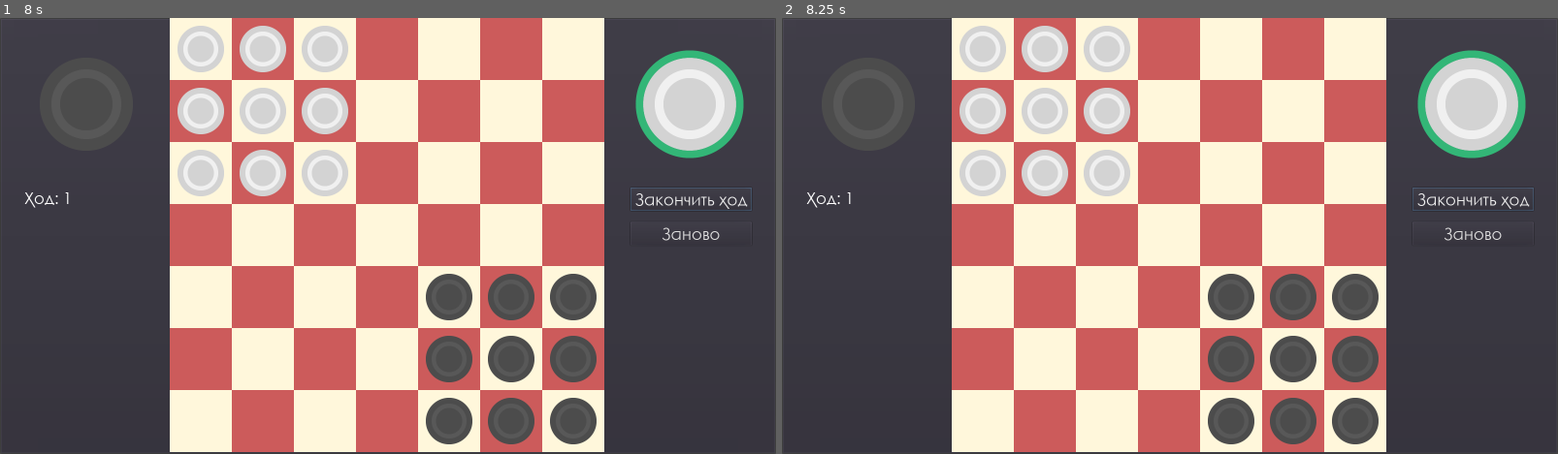
Above: before the commit, frames 1-2 (left to right).
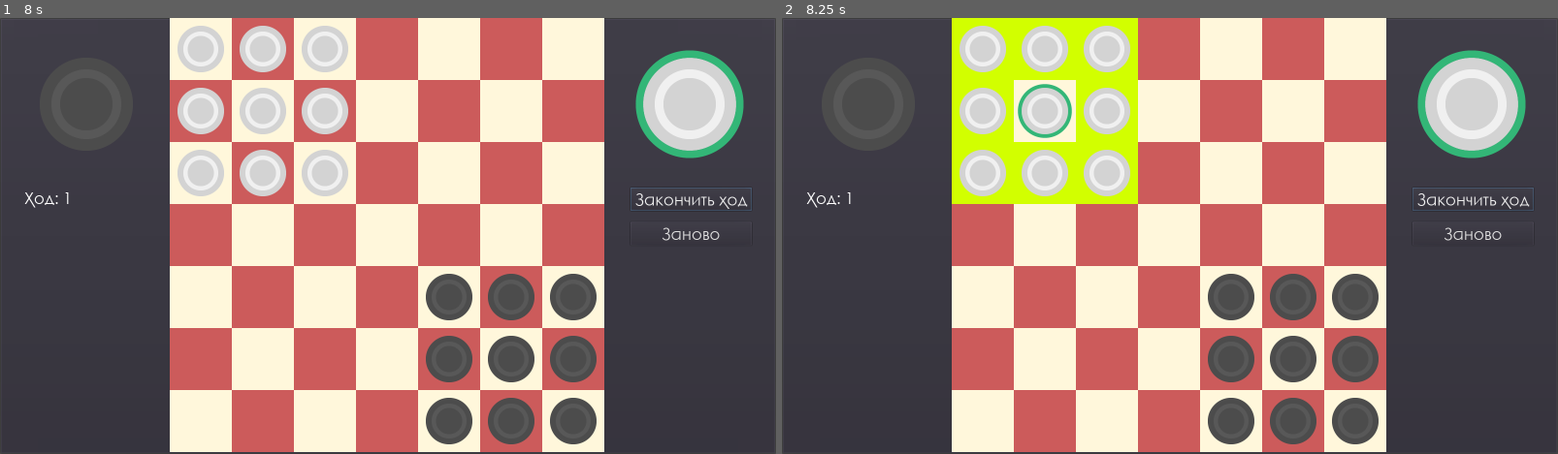
Above: after the commit, the same moments.

Repository: Shineglow/Junior_Chalange_Stage2
Game: Godot game, scene res://Default_Scene.tscn
Same seed, same stepped clock (60 frames per second), same inputs: the game is played once before the commit and once after it.
Inputs (mouse positions are in pixels of both pictures, inside the frame that each line leads up to):
- Up to frame 1 (8 s): click "Заново" at 0.5 s; click "Заново" at 1.25 s; click "Заново" at 2 s; click "Закончить ход" at 2.75 s; click "Закончить ход" at 3.5 s; click "Закончить ход" at 4.25 s; tap Enter at 5, 6.5 s; move the mouse to (349, 323) at 5.02 s; tap Space at 5.1, 5.27, 5.57, 5.75, 5.85, 6.02, 6.32, 6.6, 7.25, 7.35, 7.52, 7.82 s; click (349, 323) at 5.17 s; move the mouse to (620, 301) at 5.77 s; click (620, 301) at 5.92 s; move the mouse to (155, 170) at 6.52 s; click (155, 170) at 6.67 s; move the mouse to (426, 236) at 7.27 s; click (426, 236) at 7.42 s
- Up to frame 2 (8.25 s): tap Enter at 8 s; move the mouse to (1053, 127) at 8.02 s; tap Space at 8.1 s; click (1053, 127) at 8.17 s

Frame 1 is identical in both runs. In frame 2, 5.4% of the frame differs, in the area x 21-46%, y 0-43%.
Error before the commit: Invalid call. Nonexistent function 'clear_old' in base 'Nil'. (res://logic/game.gd:47)
Error after the commit: Invalid get index 'start' (on base: 'Control (player.gd)'). (res://logic/field.gd:196)

Commit message:
relations refactoring, rewrite base player, player and bot classes

Diff:
--- a/game/Interface/Alternative_Interface.tscn
+++ b/game/Interface/Alternative_Interface.tscn
@@ -7,7 +7,6 @@
 [ext_resource path="res://gfx/selected.png" type="Texture" id=5]
 [ext_resource path="res://Interface/Theme/Default_theme.tres" type="Theme" id=6]
 [ext_resource path="res://Interface/Theme/Black/win_screen_black_theme.tres" type="Theme" id=7]
-[ext_resource path="res://Interface/Theme/White/win_screen_white_theme.tres" type="Theme" id=8]
 
 [node name="Alternative_Interface" type="Control"]
 anchor_right = 1.0
@@ -192,10 +191,9 @@
 }
 
 [node name="ColorRect" type="ColorRect" parent="win_screen"]
-anchor_right = 1.0
-anchor_bottom = 1.0
-theme = ExtResource( 7 )
-color = Color( 0.772549, 0.772549, 0.772549, 1 )
+modulate = Color( 0.137255, 0.137255, 0.137255, 1 )
+anchor_right = 1.0
+anchor_bottom = 1.0
 __meta__ = {
 "_edit_use_anchors_": false
 }
@@ -208,7 +206,7 @@
 margin_top = 248.0
 margin_right = 527.0
 margin_bottom = -900.0
-theme = ExtResource( 8 )
+theme = ExtResource( 7 )
 text = "Белые победили!"
 align = 1
 __meta__ = {
@@ -225,7 +223,6 @@
 margin_right = 106.5
 margin_bottom = -345.0
 rect_pivot_offset = Vector2( 106, 80 )
-theme = ExtResource( 7 )
 __meta__ = {
 "_edit_use_anchors_": false
 }
@@ -233,7 +230,7 @@
 [node name="btn_restart" type="Button" parent="win_screen/VBoxContainer"]
 margin_right = 213.0
 margin_bottom = 63.0
-theme = ExtResource( 8 )
+theme = ExtResource( 7 )
 text = "Рестарт"
 __meta__ = {
 "_edit_use_anchors_": false
@@ -249,7 +246,7 @@
 margin_top = 86.0
 margin_right = 213.0
 margin_bottom = 149.0
-theme = ExtResource( 8 )
+theme = ExtResource( 7 )
 text = "Выход"
 __meta__ = {
 "_edit_use_anchors_": false
--- a/game/logic/bot.gd
+++ b/game/logic/bot.gd
@@ -9,12 +9,64 @@
 #               блокировка своих шашек
 #               блокировка шашек опонента
 # Нужно попробовать совершить несколько ходов за себя и опонента
+class checker_moves_struct:
+	var checker: Checker
+	var moves: Array
 
+	func _init(checker: Checker):
+		self.checker = checker
 
+var ch_m_array: Array
+
+var all_posible_moves_at_turn = []
+
+var target_cells = []
+
+func update_target_cells():
+	var corner_size = sqrt(checkers.size())
+	target_cells.clear()
+	for y in corner_size:
+		for x in corner_size:
+			if !field_interface.is_cell_contain_checker(x,y):
+				target_cells.append(Vector2(x,y))
 
 # вызывается при передаче хода. содержит основную логику
 func take_turn():
+	update_target_cells()
+	ch_m_array.clear()
+
+	for i in checkers.size():
+		ch_m_array.append(checker_moves_struct.new(checkers[i]))
+		var moves_from_current_checker = path_finder.find_moves_from_checker(checkers[i].position)
+		for y in moves_from_current_checker:
+			if (target_position - y).length() - (target_position - checkers[i].position).length():
+				moves_from_current_checker.remove(moves_from_current_checker.find(checkers[i]))
+		ch_m_array[i].moves = moves_from_current_checker
+
+	_turn()
+
+func _turn():
+	#_sort_by_lenght()
+	for i in ch_m_array:
+		(i as checker_moves_struct).moves
+
+func _pass_turn():
 	pass
+
+func move_analize():
+	var moves = []
+	for y in checkers:
+		var curent_moves = get_checker_moves(y)
+		moves.append(curent_moves)
+		for i in curent_moves:
+
+			pass
+
+func _sort_moves_by_lenght(array):
+		array.sort_custom(self, "distance_comparsion")
+
+func distance_comparsion(a: Vector2, b: Vector2):
+	return (target_position-a).length() < (target_position-b).length()
 
 # сравнивает длинну возможных ходов
 func _compare_moves_lenght():
@@ -34,3 +86,6 @@
 # рассчёт текущего хода
 func calculate_move():
 	pass
+
+func checker_click(checker: Checker):
+	return false
--- a/game/logic/field.gd
+++ b/game/logic/field.gd
@@ -89,6 +89,7 @@
 		else:
 			active_checker = null
 			checker.is_selected = false
+			ghost_checker.visible = false
 	else:
 		active_checker = checker
 		active_checker.is_selected = true
@@ -96,6 +97,7 @@
 func end_turn():
 	var pos = active_checker.position
 	(field[pos.y][pos.x] as Cell).is_checker_contain = false
+	(field[pos.y][pos.x] as Cell).checker_on_cell = null
 	var cell = field[gc_position.y][gc_position.x] as Cell
 
 	cell.checker_on_cell = active_checker
@@ -104,6 +106,7 @@
 	var animator = custom_animator.new(cell, active_checker, _tween, _get_path(cell.position))
 	animator.animate_move_checker()
 
+	ghost_checker.visible = false
 	is_already_move = false
 	active_checker.is_selected = false
 	active_checker = null
@@ -146,14 +149,15 @@
 			else:
 				cell.set_color(Color.indianred)
 
-func spawn_checkers(corner_start_position: Vector2, texture_id: int):
+func spawn_checkers(corner_start_position: Vector2, multiplier: int, texture_id: int):
 	var checkers = []
+
 	for y in 3:
 		for x in 3:
 			var a = CHECKER_TEMPLATE.instance()
 			checkers.append(a)
 			_checkers_vision.add_child(a)
-			a.checker_init(texture_id, corner_start_position+Vector2(x,y), (field[0][0] as Cell).rect_min_size)
+			a.checker_init(texture_id, corner_start_position + (Vector2(x,y)*multiplier), (field[0][0] as Cell).rect_min_size)
 			(field[a.position.y][a.position.x] as Cell).checker_on_cell = a
 			(field[a.position.y][a.position.x] as Cell).is_checker_contain = true
 			a.connect("on_checker_click",self, "checker_pressed")
@@ -167,13 +171,14 @@
 	var cell2 = (field[checker_pos_2.y][checker_pos_2.x] as Cell)
 
 	var temp = cell1.checker_on_cell
-	cell1.checker_on_cell.move_checker(checker_pos_2)
+	cell1.checker_on_cell.position = checker_pos_2
 	cell1.checker_on_cell = cell2.checker_on_cell
 
-	cell2.checker_on_cell.move_checker(checker_pos_1)
+	cell2.checker_on_cell.position = checker_pos_1
 	cell2.checker_on_cell = temp
 
 func reset():
+	dehighlight_field()
 	if active_checker != null:
 		active_checker.is_selected = false
 		active_checker = null
--- a/game/logic/field_activs.gd
+++ b/game/logic/field_activs.gd
@@ -2,10 +2,17 @@
 
 class_name field_activs, "res://logic/field_activs.gd"
 
+var field_interface: Field_interact
 var path_finder: Path_finder
 
-var start: Vector2 # позиция на поле из которой будут генерироваться шашки
+var start_position: Vector2
+var start_multiplier: int
+
+var target_position: Vector2
+var target_multiplier: int
+
 var checkers = []
+var is_playing_white: bool
 
 signal end_turn()
 
@@ -24,3 +31,6 @@
 
 func checker_recognition(checker: Checker):
 	return checkers.find(checker) != -1
+
+func checker_click(checker):
+	pass
--- a/game/logic/game.gd
+++ b/game/logic/game.gd
@@ -7,33 +7,145 @@
 
 onready var _move_checker = load("res://logic/move_checker.gd")
 
-var _player1#black
-var _player2#white
+var _player1
+var _player2
 var current_player: field_activs
 var oponent: field_activs
 
 var field_size = 7
 var corner_size = 3
 
-var path_finder: Path_finder
-
 func _ready():
 	start_new_game(field_size, corner_size)
 
 func end_turn():
 	if field.is_already_move:
-		if !check_game_end():
-			var temp = current_player
-			current_player = oponent
-			oponent = temp
+		field.end_turn()
+		_interface_manager.end_turn()
+		print(current_player.name)
+		if check_game_end():
+			_interface_manager.end_game(current_player.is_playing_white)
 
-			field.end_turn()
-			_interface_manager.end_turn()
+		pass_turn()
+
+func restart():
+	field.reset()
+	field.reset_checkers_of_player(current_player)
+	field.reset_checkers_of_player(oponent)
+
+	_interface_manager.reset()
+
+	if _player1.is_playing_white:
+		current_player = _player1
+		oponent = _player2
+	else:
+		current_player = _player2
+		oponent = _player1
+	_interface_manager.set_winscreen_visibility(false)
+
+func start_new_game(new_field_size, new_corner_size):
+	field.init_field(field_size, new_corner_size)
+
+	field.connect("on_checker_click",self,"checker_click_result")
+	_interface_manager.connect("on_restart_click", self, "restart")
+	_interface_manager.connect("on_exit_click", self, "game_quit")
+
+	var corner_top = Vector2(0,0)
+	var corner_pos = field_size - corner_size
+	var corner_down = Vector2(field_size-1, field_size-1)
+
+	_player1 = init_player("White", corner_top, corner_down, true)
+	_player1.path_finder = Path_finder.new(field)
+	_interface_manager.connect("on_end_turn_click", _player1, "human_end_turn")
+	_player1.connect("end_turn", self, "end_turn")
+
+	_player2 = init_bot(corner_down, corner_top, false)
+	_player2.path_finder = Path_finder.new(field)
+	_player2.connect("end_turn", self, "end_turn")
+
+	current_player = _player2
+	oponent = _player1
+
+	pass_turn()
+
+func pass_turn():
+	var temp = current_player
+	current_player = oponent
+	oponent = temp
+
+	current_player.take_turn()
+
+# возможно стоит переименовать
+func checker_click_result(checker: Checker):
+	if current_player.checker_click(checker):
+		select_checker(checker)
+
+func select_checker(checker: Checker):
+	if field.active_checker != null:
+		if field.active_checker != checker:
+			field.dehighlight_field()
+			_select_checker_highlight_moves(checker)
 		else:
-			if current_player == _player2:
-				_interface_manager.end_game(true)
-			elif current_player == _player1:
-				_interface_manager.end_game(false)
+			field.select_checker_logic(checker)
+			field.dehighlight_field()
+	else:
+		_select_checker_highlight_moves(checker)
+
+func _select_checker_highlight_moves(checker: Checker):
+	field.select_checker_logic(checker)
+	for i in current_player.get_checker_moves(checker):
+		field.field[i.y][i.x].highlight(true)
+
+func check_game_end():
+	var cells_to_win = current_player.checkers.size()
+	var end_start = current_player.target_position
+	var multiplier = current_player.target_multiplier
+
+	for y in 3:
+		for x in 3:
+			var current_end_pos = end_start + Vector2(x,y) * multiplier
+			var cell = (field.field[current_end_pos.y][current_end_pos.x] as Cell)
+			if cell.is_checker_contain:
+				if !current_player.checker_recognition(cell.checker_on_cell):
+					return false
+			else:
+				return false
+	return true
+
+func _init_base(base: field_activs, name, corner_start_pos, oponent_corner, is_playing_white):
+	base.name = name
+	base.is_playing_white = is_playing_white
+	var multiplier
+	if corner_start_pos.length() - oponent_corner.length() > 0:
+		multiplier = -1
+	else:
+		multiplier = 1
+
+	base.start_position = corner_start_pos
+	base.start_multiplier = multiplier
+	base.target_position = oponent_corner
+	base.target_multiplier = multiplier*-1
+
+	if is_playing_white:
+		base.checkers = field.spawn_checkers(corner_start_pos, multiplier, 1)
+	else:
+		base.checkers = field.spawn_checkers(corner_start_pos, multiplier, 0)
+
+	base.path_finder = Path_finder.new(field)
+	base.field_interface = Field_interact.new(field)
+
+func init_player(name, corner_start_pos, oponent_corner, is_playing_white):
+	var player = _player_instance.new()
+	_init_base(player, name, corner_start_pos, oponent_corner, is_playing_white)
+	return player
+
+func init_bot(corner_start_pos, oponent_corner,is_playing_white):
+	var bot = _bot_instance.new()
+	_init_base(bot, "bot", corner_start_pos, oponent_corner, is_playing_white)
+	return bot
+
+func game_quit():
+	get_tree().quit()
 
 func check_end_game_process():
 	var size = field.field.size()
@@ -43,96 +155,6 @@
 			var pos2 = Vector2(size-1,size-1) - pos1
 			field.castling(pos1, pos2)
 
-func restart():
-	path_finder.clear_old()
-
-	field.reset()
-	field.reset_checkers_of_player(current_player)
-	field.reset_checkers_of_player(oponent)
-
-	_interface_manager.reset()
-
-	current_player = _player2
-	oponent = _player1
-	_interface_manager.set_winscreen_visibility(false)
-
-func start_new_game(new_field_size, new_corner_size):
-	field.init_field(field_size, new_corner_size)
-
-	field.connect("on_checker_click",self,"checker_click_result")
-	_interface_manager.connect("on_end_turn_click", self, "end_turn")
-	_interface_manager.connect("on_restart_click", self, "restart")
-	_interface_manager.connect("on_exit_click", self, "game_quit")
-
-	_player2 = init_bot(Vector2(0,0), 1)
-	oponent = _player2
-
-	var corner_pos = field_size - corner_size
-	_player1 = init_player("White", Vector2(corner_pos, corner_pos), 0)
-	current_player = _player1
-
-
-	_player1.path_finder = Path_finder.new(field)
-	_player2.path_finder = Path_finder.new(field)
-
-	_player1.path_finder.is_valid()
-	_player2.path_finder.is_valid()
-
-func init_player(name, corner_start_pos, checkers_color):
-	var player = _player_instance.new()
-	player.name = name
-	player.start = corner_start_pos
-	player.checkers = field.spawn_checkers(corner_start_pos, checkers_color)
-	player.path_finder = Path_finder.new(field)
-	return player
-
-func init_bot(corner_start_pos,checkers_color):
-	var bot = _bot_instance.new()
-	bot.name = "Bot"
-	bot.start = corner_start_pos
-	bot.checkers = field.spawn_checkers(corner_start_pos, checkers_color)
-	bot.path_finder = Path_finder.new(field)
-	return bot
-
-# возможно стоит переименовать
-func checker_click_result(checker: Checker):
-	if current_player.checker_recognition(checker):
-		if field.active_checker != null:
-			if field.active_checker != checker:
-				field.dehighlight_field()
-				_select_checker_highlight_moves(checker)
-			else:
-				field.select_checker_logic(checker)
-				field.dehighlight_field()
-		else:
-			_select_checker_highlight_moves(checker)
-
-func _select_checker_highlight_moves(checker: Checker):
-	field.select_checker_logic(checker)
-	for i in current_player.get_checker_moves(checker):
-		field.field[i.y][i.x].highlight(true)
-
-func get_moves(checker):
-	if !field.is_already_move:
-		field.select_checker_logic(checker)
-		path_finder.set_new(field)
-		path_finder.find_moves_from_checker(checker.position)
-
-func check_game_end():
-	var cells_to_win = current_player.checkers.size()
-	var end_start = oponent.start
-
-	for y in 3:
-		for x in 3:
-			var current_end_pos = end_start + Vector2(x,y)
-			var cell = (field.field[current_end_pos.y][current_end_pos.x] as Cell)
-			if cell.is_checker_contain:
-				if !current_player.checker_recognition(cell.checker_on_cell):
-					return false
-			else:
-				return false
-	return true
-
 func _input(event):
 	if event is InputEventKey and event.is_pressed():
 		if event.scancode == KEY_SPACE:
@@ -140,6 +162,3 @@
 				var pos1 = current_player.checkers[i].position
 				var pos2 = oponent.checkers[i].position
 				field.castling(pos1, pos2)
-
-func game_quit():
-	get_tree().quit()
--- a/game/logic/move_checker.gd
+++ b/game/logic/move_checker.gd
@@ -5,7 +5,7 @@
 var _field
 var _field_size
 
-var cell
+var current_cell_pos: Vector2
 
 # я пришёл к решению хранить сопостовимые данны в двух массивах,
 # для простоты итерации и чтобы избежать большого количества тернарных блоков
@@ -17,23 +17,18 @@
 	_field_size = field.size
 
 func find_moves_from_checker(checker_pos: Vector2):
+	current_cell_pos = checker_pos
 	var jump_cells = _try_jump(checker_pos, 0)
 	var move_cells = _get_empty_cells_arround(checker_pos)
 	jump_cells.append_array(move_cells)
 	return jump_cells
-
-
-	for i in jump_cells:
-		(_field.field[i.y][i.x] as Cell).highlight(true)
-	for i in move_cells:
-		(_field.field[i.y][i.x] as Cell).highlight(true)
 
 func _get_empty_cells_arround(current: Vector2):
 	var result_array = []
 
 	for i in 8:
 		var cell_pos = current + _arround[i]
-		if is_coordinates_is_valid(cell_pos):
+		if _is_coordinates_is_valid(cell_pos):
 			var current_cell = (_field.field[cell_pos.y][cell_pos.x] as Cell)
 			if !current_cell.is_checker_contain:
 				current_cell.change_move_arrow(_arrow_name[i])
@@ -50,14 +45,14 @@
 	for i in 8:
 		var cell_pos = current + _arround[i]
 
-		if is_coordinates_is_valid(cell_pos):
+		if _is_coordinates_is_valid(cell_pos):
 			var current_cell = (_field.field[cell_pos.y][cell_pos.x] as Cell)
 			if current_cell.is_checker_contain:
 				var next_pos = cell_pos + _arround[i]
-				if next_pos == _field.active_checker.position:
+				if next_pos == current_cell_pos:
 					continue
 
-				if is_coordinates_is_valid(next_pos):
+				if _is_coordinates_is_valid(next_pos):
 					var next_cell = (_field.field[next_pos.y][next_pos.x] as Cell)
 					if !next_cell.is_checker_contain:
 						if next_cell.path_lenght == 0 or next_cell.path_lenght > last_path + 1:
@@ -71,10 +66,7 @@
 
 	return jump_cells
 
-func is_coordinates_is_valid(cell_pos: Vector2):
+func _is_coordinates_is_valid(cell_pos: Vector2):
 	var condition_a = cell_pos.x >= 0 and cell_pos.x < _field_size
 	var condition_b = cell_pos.y >= 0 and cell_pos.y < _field_size
 	return condition_a and condition_b
-
-func is_valid():
-	print("path_finder is valid")
--- a/game/logic/player.gd
+++ b/game/logic/player.gd
@@ -3,3 +3,10 @@
 class_name Player, "res://logic/player.gd"
 
 signal highlight_cells(cells_positions)
+
+func human_end_turn():
+	_pass_turn()
+
+func checker_click(checker: Checker):
+	print("asdfasdfasdf")
+	return checker_recognition(checker)
--- /dev/null
+++ b/game/logic/player_field_interract.gd
@@ -0,0 +1,26 @@
+extends Object
+
+class_name Field_interact
+
+var _field: Field
+
+func _init(field):
+	_field = field
+
+func get_field():
+	return _field.field
+
+func get_checkers():
+	return _field.checkers
+
+func is_oponent_corner_have_empty_cells(pos, mul):
+	var result = []
+	for y in _field.corner_size:
+		for x in _field.corner_size:
+			var a = _field.field[pos.y+y][pos.x+x]
+			if !a.is_checker_contain:
+				result.append(a)
+	return result
+
+func is_cell_contain_checker(x,y):
+	return _field[y][x].is_checker_contain
--- a/game/project.godot
+++ b/game/project.godot
@@ -30,6 +30,11 @@
 "path": "res://logic/field.gd"
 }, {
 "base": "Object",
+"class": "Field_interact",
+"language": "GDScript",
+"path": "res://logic/player_field_interract.gd"
+}, {
+"base": "Object",
 "class": "Path_finder",
 "language": "GDScript",
 "path": "res://logic/move_checker.gd"
@@ -49,6 +54,7 @@
 "Cell": "res://logic/cell.gd",
 "Checker": "res://logic/checker.gd",
 "Field": "res://logic/field.gd",
+"Field_interact": "",
 "Path_finder": "res://logic/move_checker.gd",
 "Player": "res://logic/player.gd",
 "field_activs": "res://logic/field_activs.gd"
Not shown: 1 places in game/Interface/Alternative_Interface.tscn that only renumber resources
